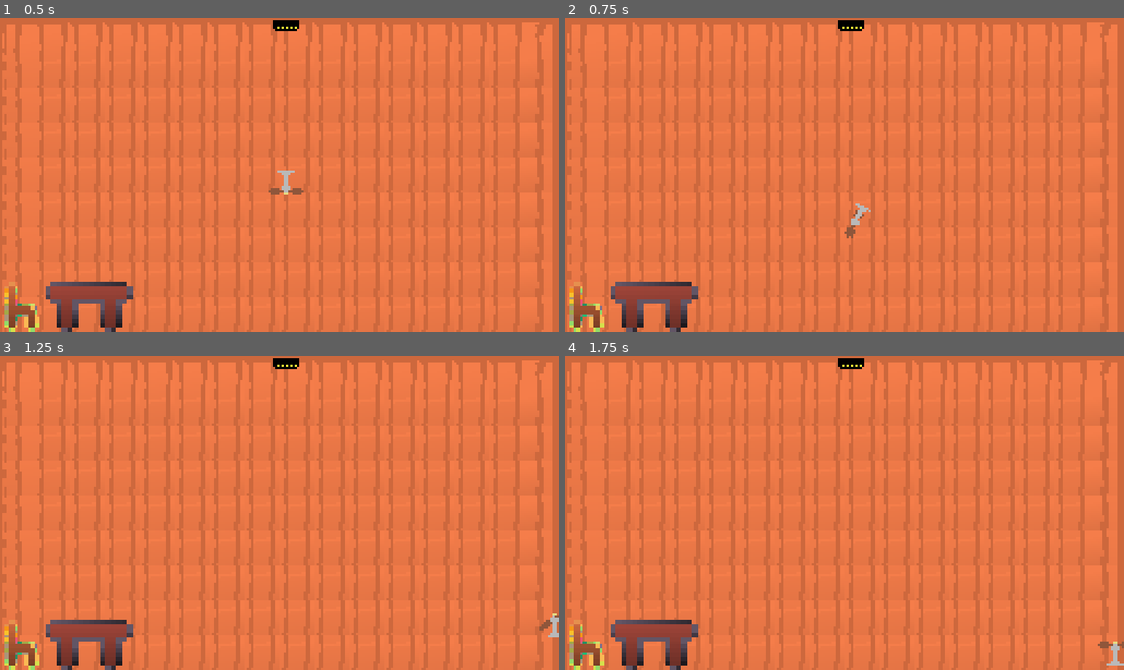
Above: before the commit, frames 1-4 (two rows, left to right).
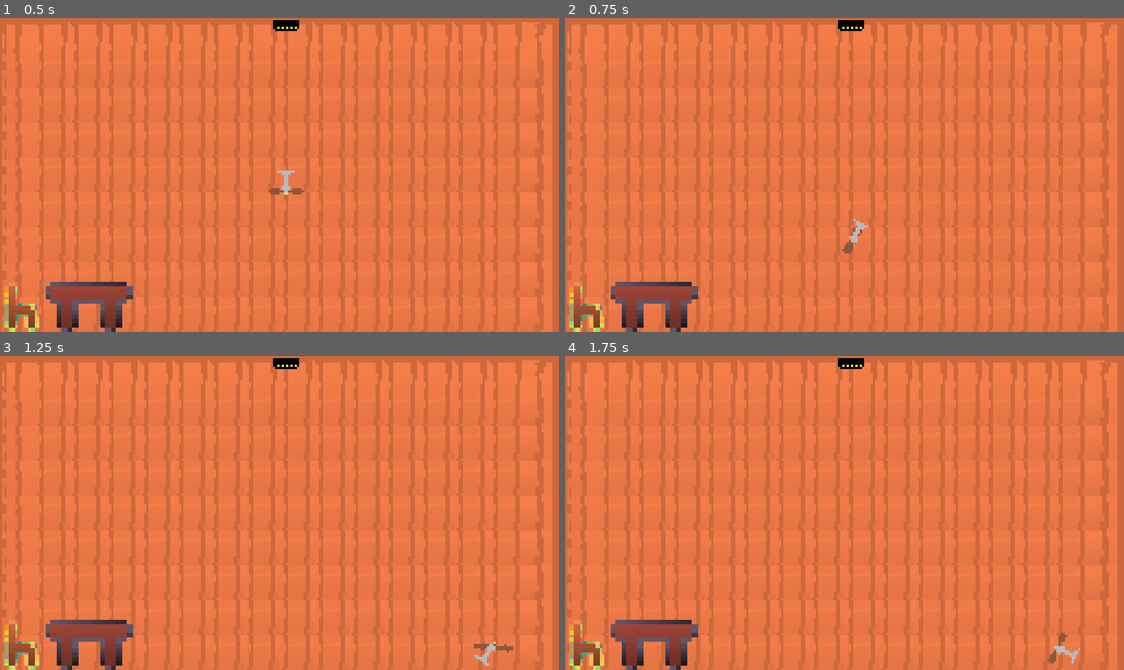
Above: after the commit, the same moments.

Repository: jreje/fan
Game: Godot game, scene res://Main.tscn
Two runs of this game, one before a commit and one after it. Both use one fixed random seed, a clock stepped at 60 frames per second and the inputs below.
Inputs:
- Up to frame 1 (0.5 s): no input
- Up to frame 2 (0.75 s): hold D (tilt_right) from 0.53 s (still down); hold Space (fly) from 0.53 s (still down)
- Up to frame 3 (1.25 s): keep holding D (tilt_right); keep holding Space (fly)
- Up to frame 4 (1.75 s): release D (tilt_right) at 1.28 s; release Space (fly) at 1.28 s; hold A (tilt_left) from 1.28 s (still down); tap Space (fly) at 1.35 s

Frame 1 is identical in both runs. In frame 2, 0.3% of the frame differs, in the area x 49-55%, y 59-75%; in frame 3, 0.3%; in frame 4, 0.3%, in the area x 86-100%, y 88-99%.

Commit message:
Clean Up Signals

Diff:
--- a/player/player.gd
+++ b/player/player.gd
@@ -1,6 +1,6 @@
 extends RigidBody2D
 
-var THRUST_AMOUNT = 40.0
+var THRUST_AMOUNT = 30.0
 var screen_size
 var rotation_speed = 10.0
 var contact_count = 0
@@ -14,8 +14,6 @@
 	angular_damp = 5
 	contact_monitor = true
 	max_contacts_reported = 4
-	body_entered.connect(_on_body_entered)
-	body_exited.connect(_on_body_exited)
 
 # TODO: Simplify body_entered. Perhaps I can only use a body entered and the is in group property
 func _on_body_entered(body: Node) -> void:
--- a/player/player.tscn
+++ b/player/player.tscn
@@ -81,3 +81,4 @@
 shape = SubResource("RectangleShape2D_oul6g")
 
 [connection signal="body_entered" from="." to="." method="_on_body_entered"]
+[connection signal="body_exited" from="." to="." method="_on_body_exited"]
